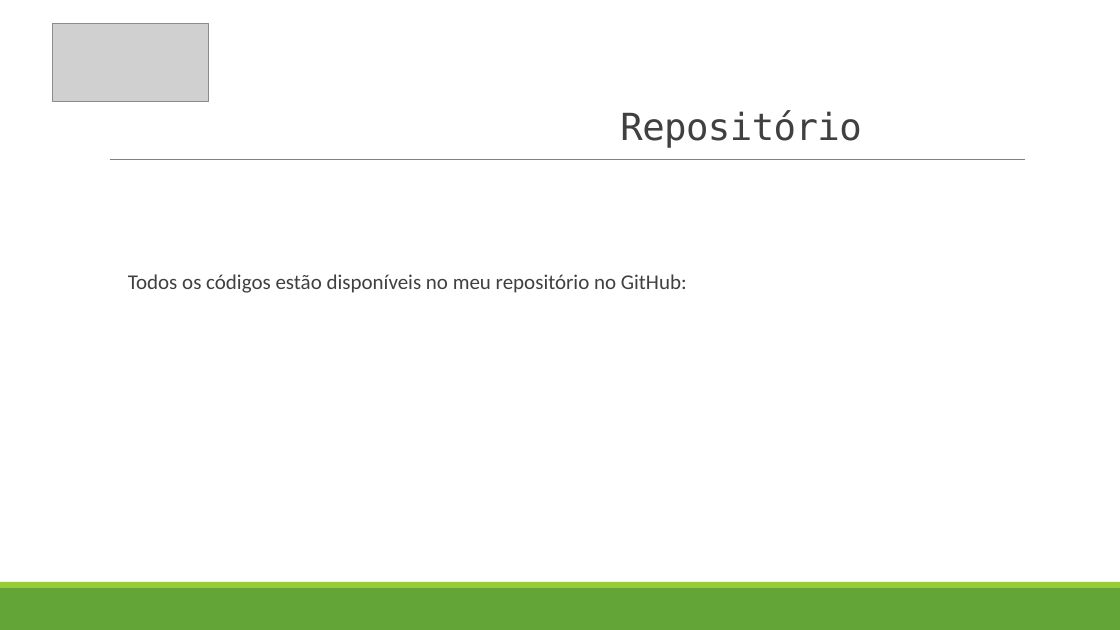
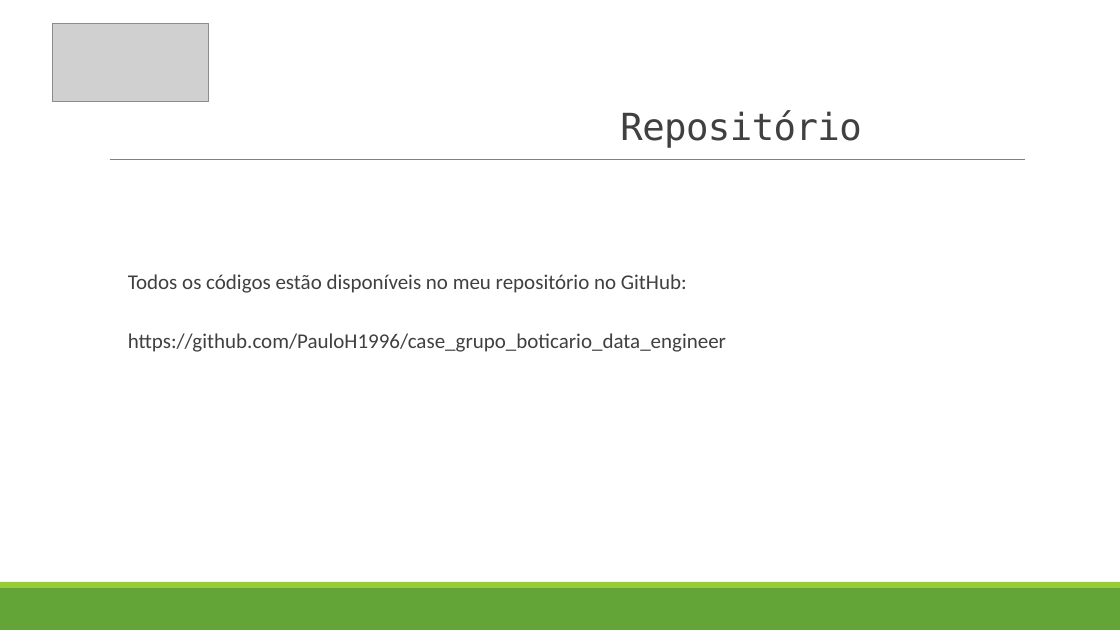
Before and after one commit to PauloH1996/case_grupo_boticario_data_engineer, a slide deck: slide 11 of apresentacao case - grupo boticario.pptx (slide 10 before the commit). Drawn at 1120x630 pixels with LibreOffice and Linux fonts; fonts in the diff are those of the drawing; grey boxes stand for pictures. Boxes give left, top, right and bottom in pixels: in the first picture for what was removed or moved away, otherwise in the second. Text is boxed around its words. In the diff, an @@ line names an element or a change of style, - is before the commit and + after.

```diff
--- a/apresentacao case - grupo boticario.pptx
+++ b/apresentacao case - grupo boticario.pptx
@@ text at [128, 333, 726, 352]: paragraph added @@
+  https://github.com/PauloH1996/case_grupo_boticario_data_engineer
```
Also in this commit, not shown: 1 slide added.
